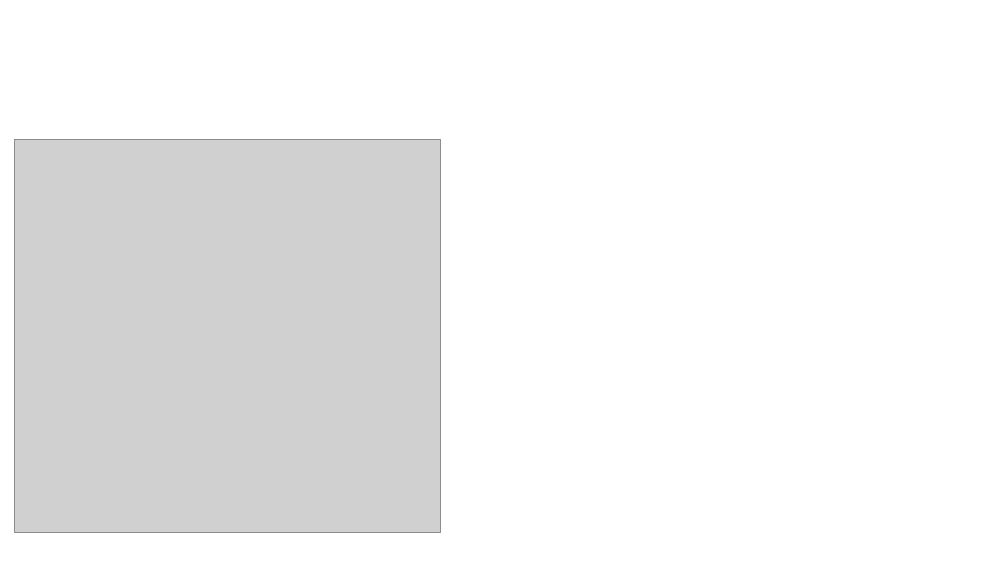
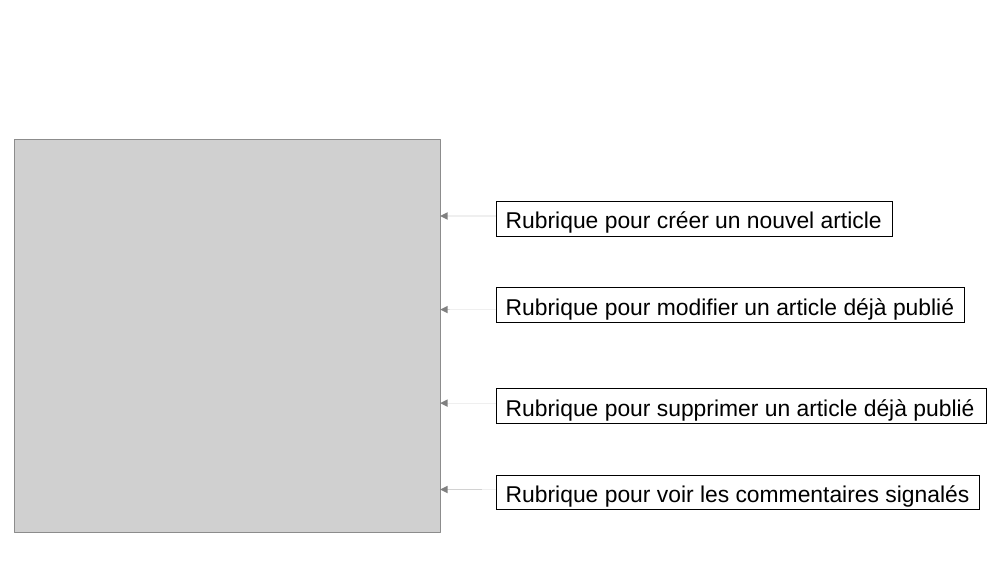
Before and after one commit to gambit13009/alaska, a slide deck: slide 8 of Support-Alaska.odp. Drawn at 1008x567 pixels with LibreOffice and Linux fonts; fonts in the diff are those of the drawing; grey boxes stand for pictures; background and template pictures are left out. Boxes give left, top, right and bottom in pixels: in the first picture for what was removed or moved away, otherwise in the second. Text is boxed around its words. In the diff, an @@ line names an element or a change of style, - is before the commit and + after.

```diff
--- a/Support-Alaska.odp
+++ b/Support-Alaska.odp
@@ rectangle added at [497,201,893,236], outline #000000 0 pt, 18 pt, text #000000 @@
+Rubrique pour créer un nouvel article
@@ arrow added from (497, 216) to (440, 216), #808080 0 pt @@
@@ rectangle added at [497,288,965,323], outline #000000 0 pt, 18 pt, text #000000 @@
+Rubrique pour modifier un article déjà publié
@@ arrow added from (497, 310) to (440, 310), #808080 0 pt @@
@@ rectangle added at [497,389,986,424], outline #000000 0 pt, 18 pt, text #000000 @@
+Rubrique pour supprimer un article déjà publié
@@ arrow added from (497, 403) to (440, 403), #808080 0 pt @@
@@ rectangle added at [497,476,980,510], outline #000000 0 pt, 18 pt, text #000000 @@
+Rubrique pour voir les commentaires signalés
@@ arrow added from (497, 489) to (440, 489), #808080 0 pt @@
```
Also in this commit, not shown: 6 other slides changed, 4 slides added, 4 slides removed, 10 other files.
